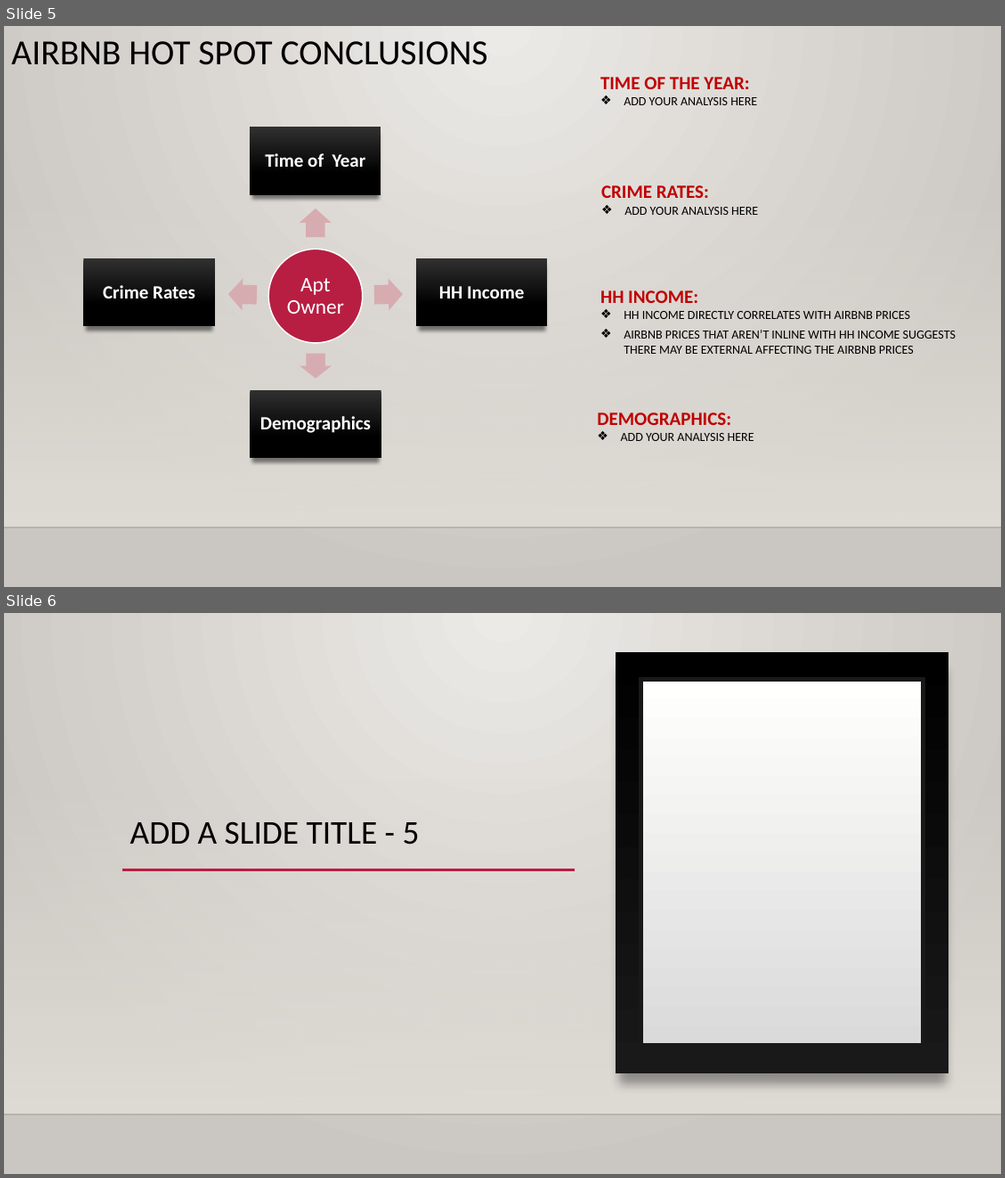
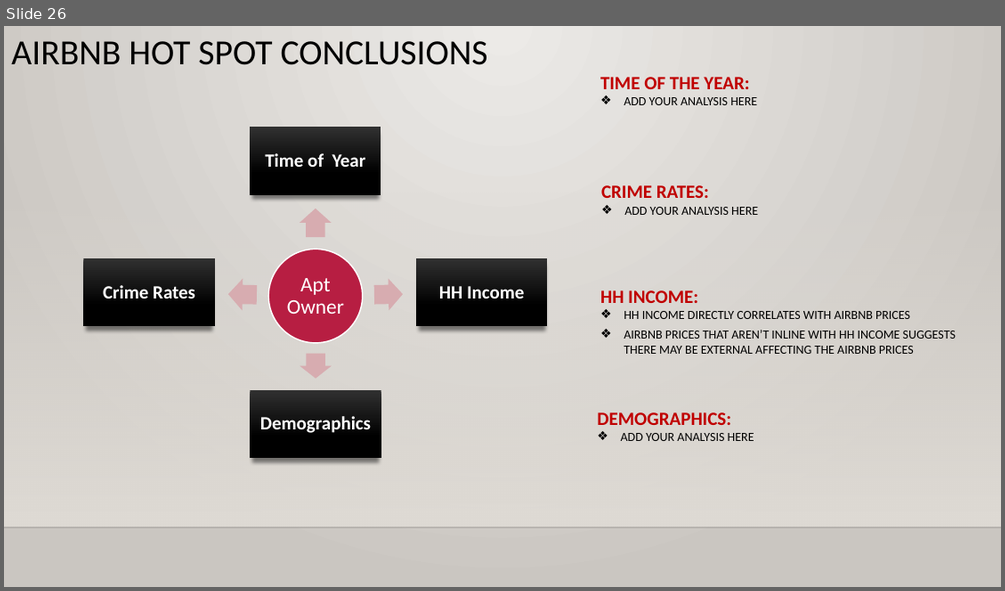
Before and after one commit to mjvillacresesn/Airbnb, a slide deck: AirBnB_HotSpots.pptx. Shown one above the other, each under a label of ours: slides 5 and 6 before the commit, slide 26 after it. The pictures are 1005x1178 and 1005x591 pixels, drawn with LibreOffice and Linux fonts; fonts in the diff are those of the drawing; background and template pictures are left out. Boxes give left, top, right and bottom in pixels: in the first picture for what was removed or moved away, otherwise in the second. Text is boxed around its words. In the diff, an @@ line names an element or a change of style, - is before the commit and + after.

```diff
--- a/AirBnB_HotSpots.pptx
+++ b/AirBnB_HotSpots.pptx
@@ slide 6 removed at box(4, 613, 1001, 1174), background gradient #ECEAE7 to #CAC7C1; not listed: 2 template elements that a slide beside it also shows @@
@@ rectangle removed at box(615, 653, 948, 1074) @@
@@ rectangle removed at box(641, 680, 923, 1045) @@
@@ title removed at box(130, 821, 420, 844) @@
-ADD A SLIDE TITLE - 5
@@ line removed from (122, 870) to (574, 870) @@
@@ what was slide 5 is now slide 26 @@
```
Also in this commit, not shown: 3 slides changed, 21 slides added.
